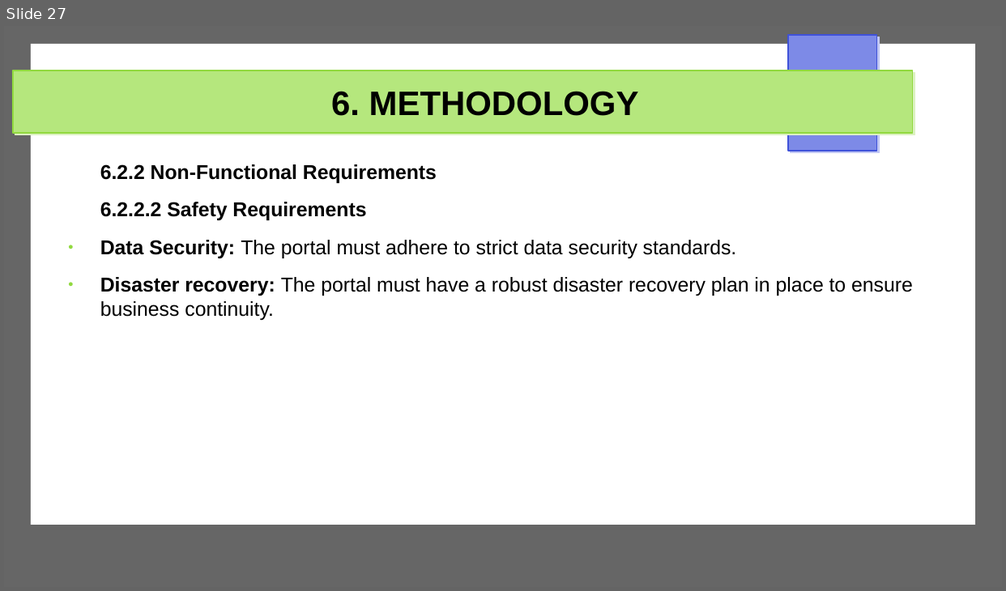
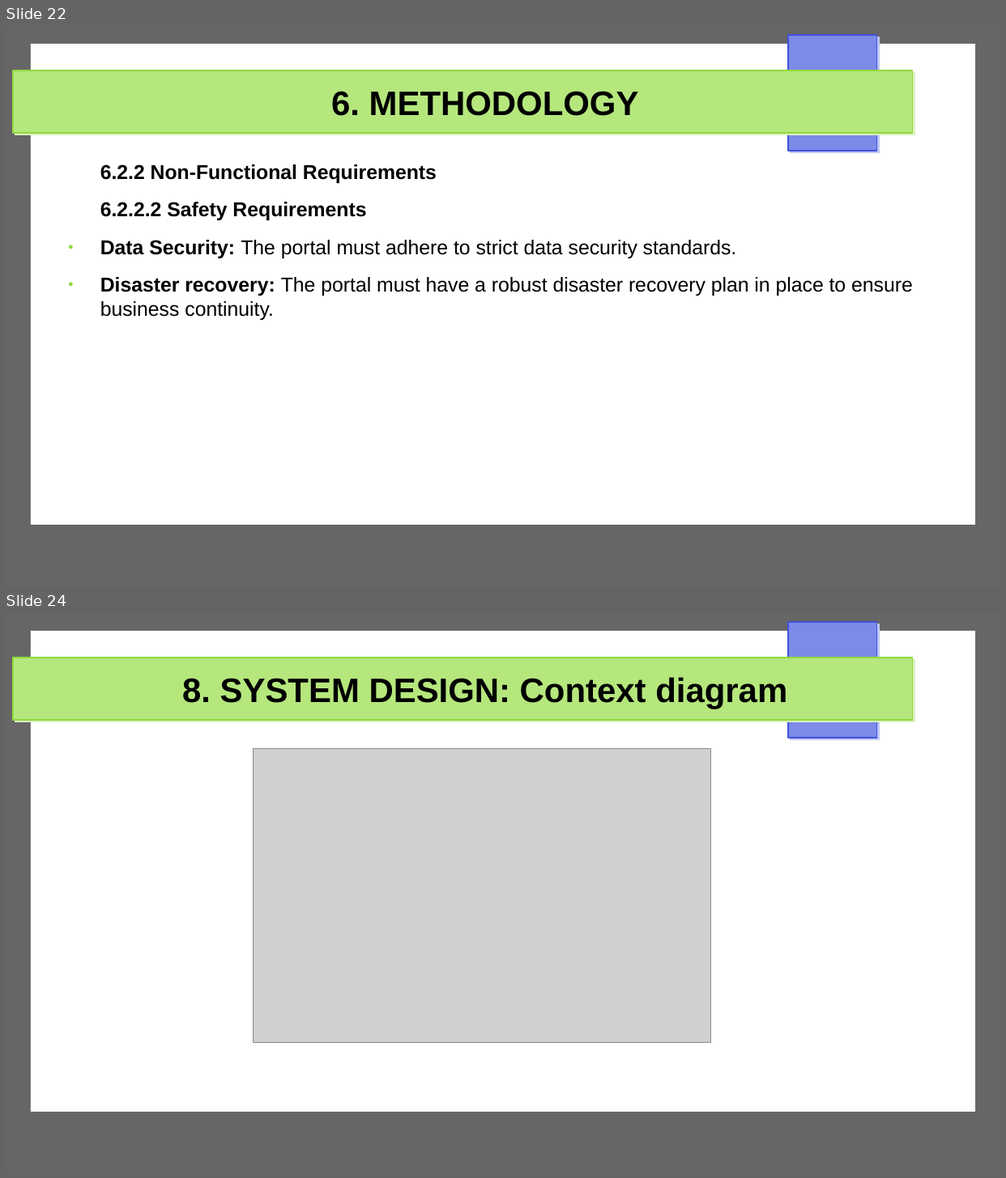
Before and after one commit to Michael-Otieno-Kasuku/Mashinani, a slide deck: docs/proposal/mashinani.odp. Shown one above the other, each under a label of ours: slide 27 before the commit, slides 22 and 24 after it; the slides between them are not shown. The pictures are 1006x591 and 1006x1178 pixels, drawn with LibreOffice and Linux fonts; fonts in the diff are those of the drawing; grey boxes stand for pictures. Boxes give left, top, right and bottom in pixels: in the first picture for what was removed or moved away, otherwise in the second. Text is boxed around its words. In the diff, an @@ line names an element or a change of style, - is before the commit and + after.

```diff
--- a/docs/proposal/mashinani.odp
+++ b/docs/proposal/mashinani.odp
@@ slide 24 added at [4,613,1002,1174], background #FFFFFF; not listed: 4 template elements that a slide beside it also shows @@
@@ title added at [182,677,787,709], 27 pt, text #000000, bold @@
+8. SYSTEM DESIGN: Context diagram
@@ picture added at [253,749,711,1043] @@
@@ what was slide 27 is now slide 22 @@
```
Also in this commit, not shown: 7 slides changed, 3 other slides added, 1 slide removed, 4 other files.
